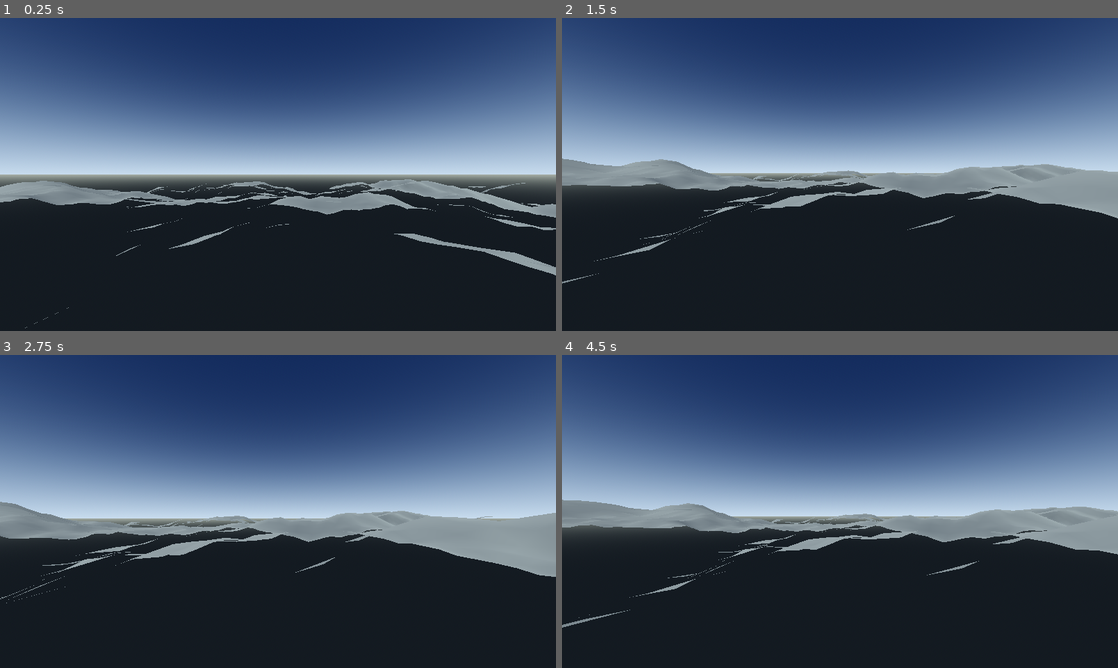
Above: before the commit, frames 1-4 (two rows, left to right).
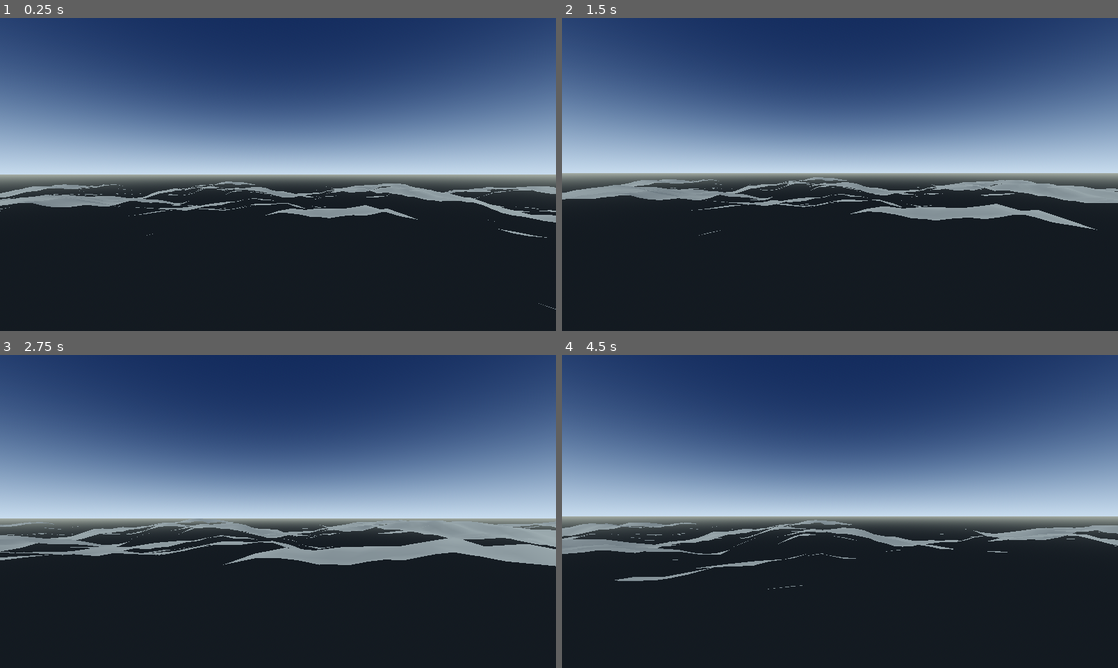
Above: after the commit, the same moments.

Repository: kansation/Space-Exploring-Game
Game: Godot game, scene res://scenes/procedural_terrain.tscn
Two runs of this game, one before a commit and one after it. Both use one fixed random seed, a clock stepped at 60 frames per second and the inputs below.
Inputs (mouse positions are in pixels of both pictures, inside the frame that each line leads up to):
- Up to frame 1 (0.25 s): no input
- Up to frame 2 (1.5 s): tap Enter at 0.5 s; move the mouse to (867, 174) at 0.52 s; hold W (move_forward) from 0.53 s (still down); click (867, 174) at 0.67 s; tap Space (jump) at 0.77 s; move the mouse to (812, 174) at 1.27 s
- Up to frame 3 (2.75 s): keep holding W (move_forward); tap Space (jump) at 1.52 s; move the mouse to (289, 505) at 2.02 s
- Up to frame 4 (4.5 s): keep holding W (move_forward); move the mouse to (834, 517) at 2.77 s; click (834, 517) at 2.92 s; tap Space (jump) at 3.02, 3.77 s; move the mouse to (878, 514) at 3.52 s; move the mouse to (795, 508) at 4.27 s

The runs differ from the first frame. In frame 1, 5.3% of the frame differs, in the area x 0-100%, y 51-100%; in frame 2, 7.9%, in the area x 0-100%, y 44-85%; in frame 3, 7.2%; in frame 4, 7.9%.

Commit message:
Fix procedural terrain collision and shape

Diff:
--- a/game/scripts/procedural_terrain.gd
+++ b/game/scripts/procedural_terrain.gd
@@ -1,8 +1,8 @@
 extends Node3D
 
 @export var seed := 1337
-@export_range(0.5, 12.0, 0.5) var terrain_height := 4.0
-@export_range(0.005, 0.15, 0.005) var noise_scale := 0.035
+@export_range(0.5, 12.0, 0.5) var terrain_height := 2.5
+@export_range(0.005, 0.15, 0.005) var noise_scale := 0.045
 @export_range(16, 128, 1) var mesh_resolution := 96
 @export var terrain_size := 100.0
 
@@ -35,15 +35,14 @@
 			vertices[z * grid_size + x] = _vertex(x, z, heights, grid_size)
 
 	var indices := PackedInt32Array()
-	var collision_triangles := PackedVector3Array()
 	for z in range(mesh_resolution):
 		for x in range(mesh_resolution):
 			var a := z * grid_size + x
 			var b := z * grid_size + x + 1
 			var c := (z + 1) * grid_size + x
 			var d := (z + 1) * grid_size + x + 1
-			_add_face(indices, normals, vertices, collision_triangles, a, c, b)
-			_add_face(indices, normals, vertices, collision_triangles, b, c, d)
+			_add_face(indices, normals, vertices, a, c, b)
+			_add_face(indices, normals, vertices, b, c, d)
 
 	for index in range(normals.size()):
 		normals[index] = normals[index].normalized()
@@ -57,14 +56,17 @@
 	mesh.add_surface_from_arrays(Mesh.PRIMITIVE_TRIANGLES, mesh_arrays)
 
 	terrain_mesh.mesh = mesh
-	var collision_shape := ConcavePolygonShape3D.new()
-	collision_shape.data = collision_triangles
+	var collision_shape := HeightMapShape3D.new()
+	collision_shape.map_width = grid_size
+	collision_shape.map_depth = grid_size
+	collision_shape.map_data = heights
 	terrain_collision.shape = collision_shape
+	terrain_collision.scale = Vector3(terrain_size / mesh_resolution, 1.0, terrain_size / mesh_resolution)
 
 	var center_height := noise.get_noise_2d(0.0, 0.0) * terrain_height
 	player.position = Vector3(0.0, center_height + 2.0, 0.0)
 
-func _add_face(indices: PackedInt32Array, normals: PackedVector3Array, vertices: PackedVector3Array, collision_triangles: PackedVector3Array, a: int, b: int, c: int) -> void:
+func _add_face(indices: PackedInt32Array, normals: PackedVector3Array, vertices: PackedVector3Array, a: int, b: int, c: int) -> void:
 	indices.append(a)
 	indices.append(b)
 	indices.append(c)
@@ -72,9 +74,6 @@
 	normals[a] += normal
 	normals[b] += normal
 	normals[c] += normal
-	collision_triangles.append(vertices[a])
-	collision_triangles.append(vertices[b])
-	collision_triangles.append(vertices[c])
 
 func _vertex(x: int, z: int, heights: PackedFloat32Array, grid_size: int) -> Vector3:
 	return Vector3(_grid_to_world(x), heights[z * grid_size + x], _grid_to_world(z))
Not shown, changed: docs/Technical-Production-Plan.md
